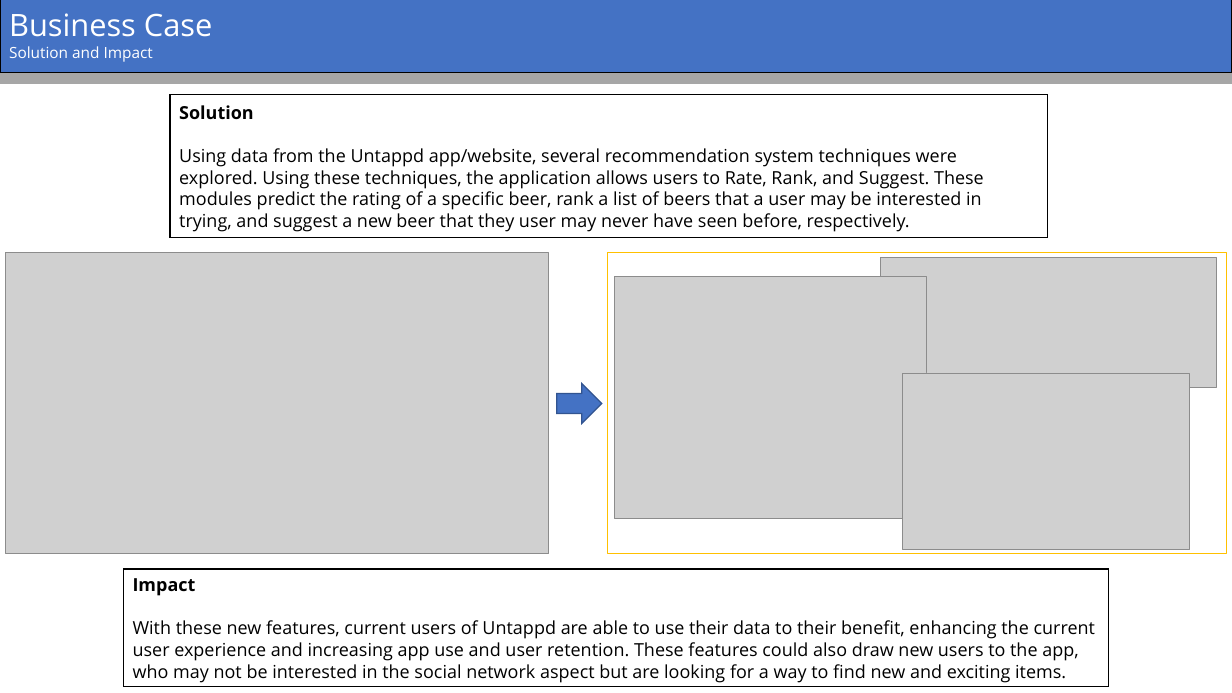
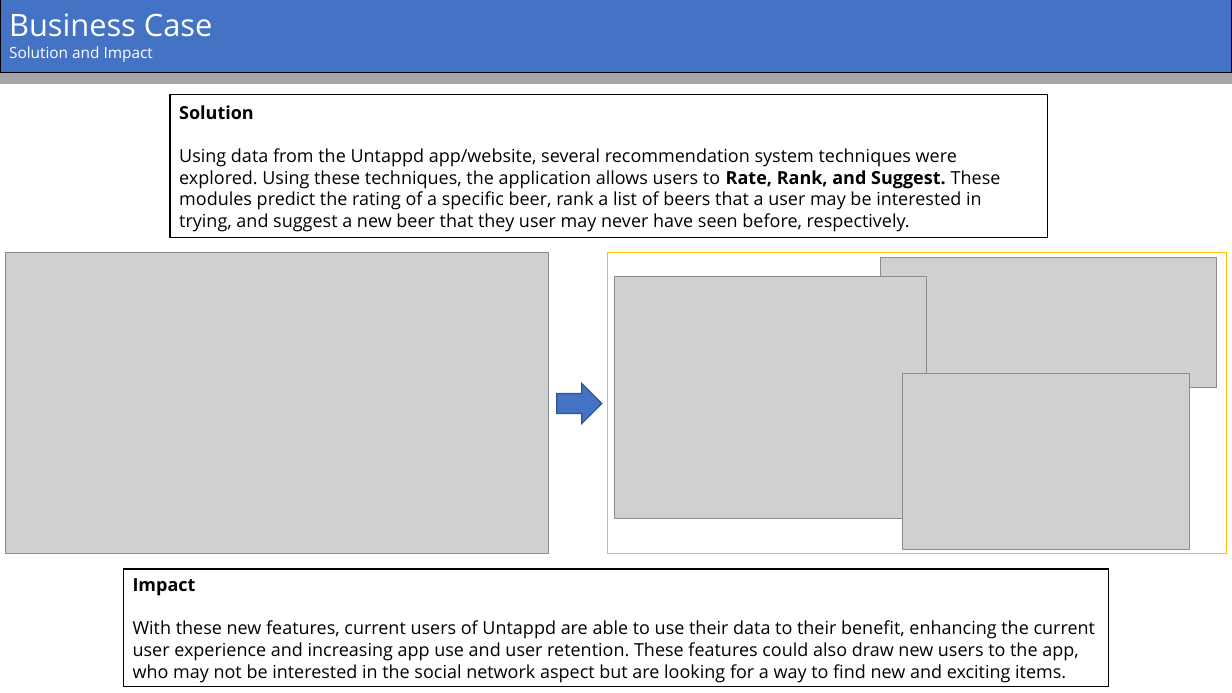
Before and after one commit to tmsharp/BeerMe-App, a slide deck: slide 4 of BeerMe.pptx. Drawn at 1232x693 pixels with LibreOffice and Linux fonts; fonts in the diff are those of the drawing; grey boxes stand for pictures. Boxes give left, top, right and bottom in pixels: in the first picture for what was removed or moved away, otherwise in the second. Text is boxed around its words. In the diff, an @@ line names an element or a change of style, - is before the commit and + after.

```diff
--- a/BeerMe.pptx
+++ b/BeerMe.pptx
@@ text in rectangle at box(179, 148, 1001, 232): bold on in "Rate, Rank, and Suggest." @@
```
Also in this commit, not shown: 2 other slides changed.
